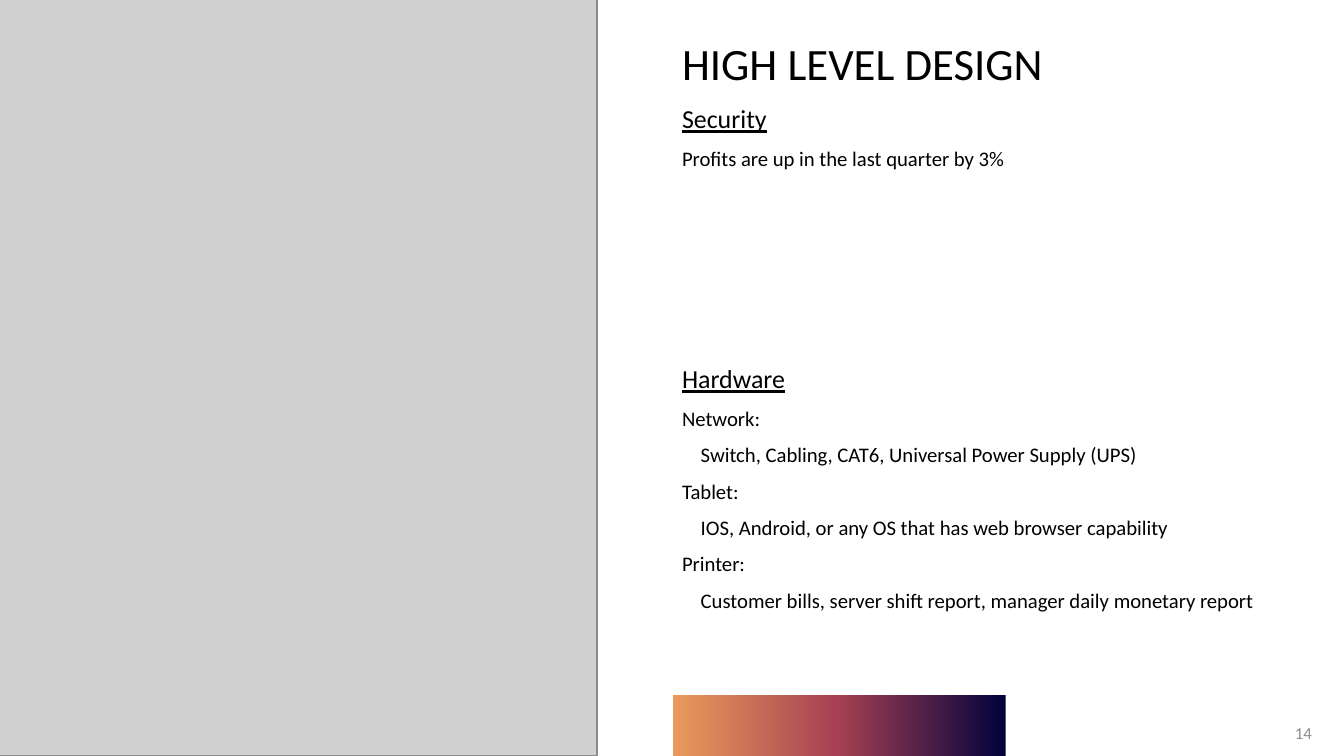
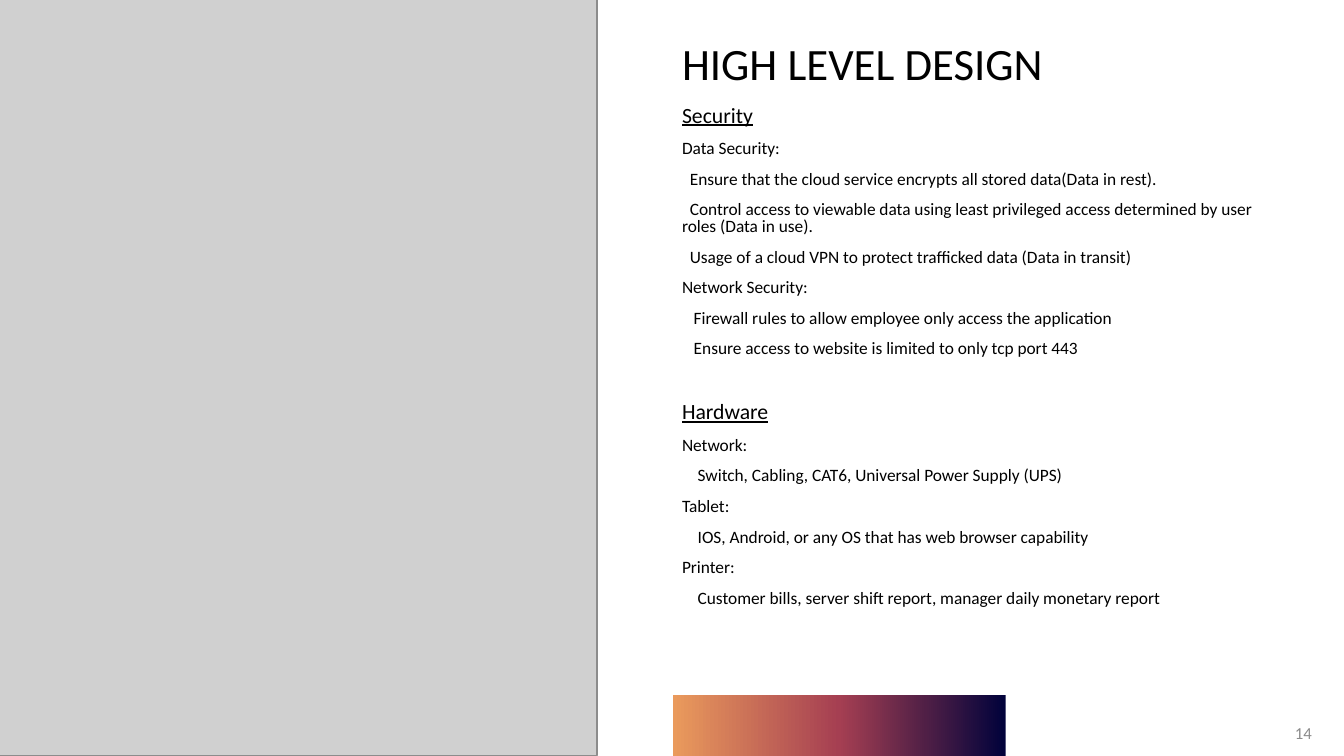
Before and after one commit to KL-3/CentRes, a slide deck: slide 14 of CentRes.pptx. Drawn at 1344x756 pixels with LibreOffice and Linux fonts; fonts in the diff are those of the drawing; grey boxes stand for pictures. Boxes give left, top, right and bottom in pixels: in the first picture for what was removed or moved away, otherwise in the second. Text is boxed around its words. In the diff, an @@ line names an element or a change of style, - is before the commit and + after.

Commit message:
Security tab completed

```diff
--- a/CentRes.pptx
+++ b/CentRes.pptx
@@ text at (682,108,1159,607): size 18.5 to 15.5 pt in "Security", "Hardware"; size 14.8 to 12.4 pt in "Network:", "Switch, Cabling, CAT6, Universal Power Supply (UPS)", "Tablet:", "IOS, Android, or any OS that has ..." and 2 more places; line spacing 0.9 to 0.8 @@
@@ text at (682,142,1251,357): text changed; size 14.8 to 12.4 pt @@
-Profits are up in the last quarter by 3%
+Data Security:
+Ensure that the cloud service encrypts all stored data(Data in rest).
+Control access to viewable data using least privileged access determined by user roles (Data in use).
+Usage of a cloud VPN to protect trafficked data (Data in transit)
+Network Security:
+Firewall rules to allow employee only access the application
+Ensure access to website is limited to only tcp port 443
```
